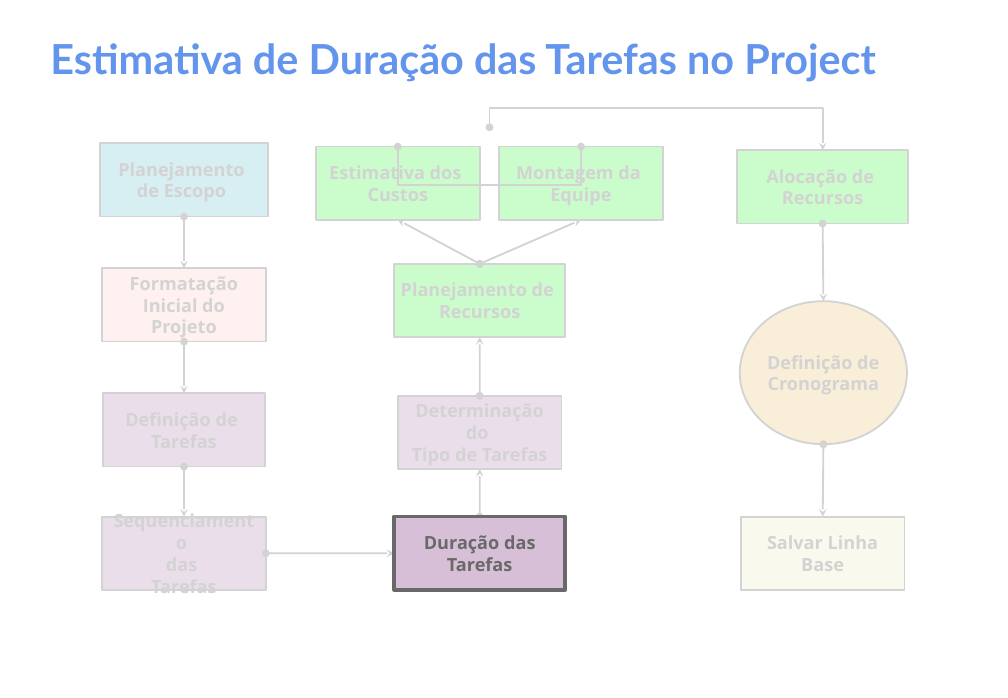
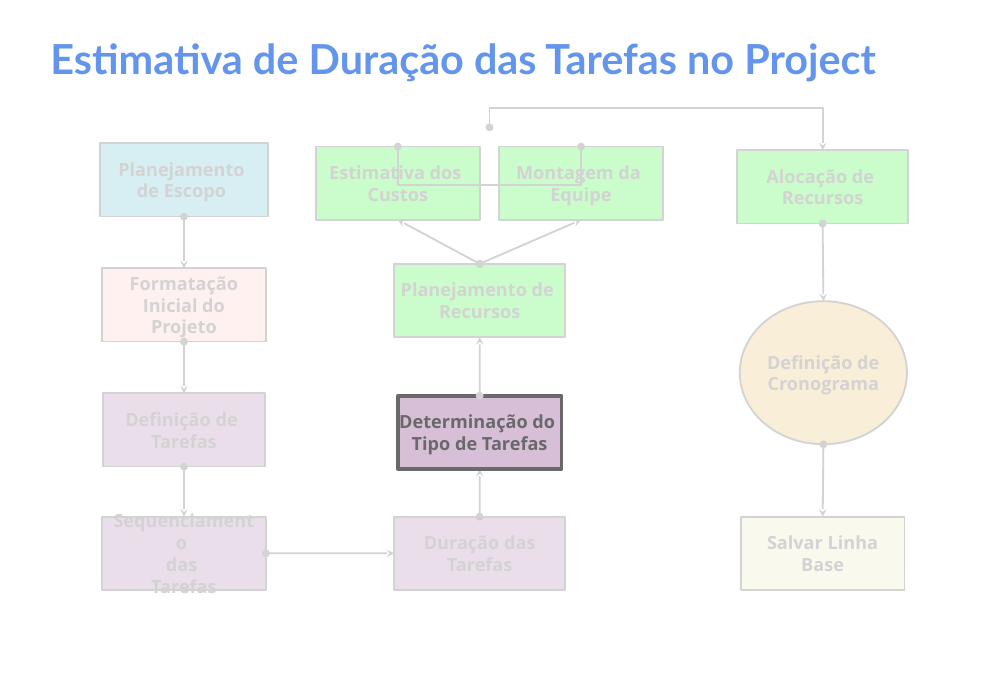
Before and after one commit to gomesluiz/gestao-de-projetos, a slide deck: slide 75 of aulas/project-aula-02.odp (slide 26 before the commit). Drawn at 1008x698 pixels with LibreOffice and Linux fonts; fonts in the diff are those of the drawing. Boxes give left, top, right and bottom in pixels: in the first picture for what was removed or moved away, otherwise in the second. Text is boxed around its words. In the diff, an @@ line names an element or a change of style, - is before the commit and + after.

```diff
--- a/aulas/project-aula-02.odp
+++ b/aulas/project-aula-02.odp
@@ rectangle added at box(398, 395, 562, 469), fill #D8BFD8, outline #696969 2.83 pt, 14 pt, text #696969, bold @@
+Determinação do
+Tipo de Tarefas
@@ rectangle: place and size @@
-rectangle at box(398, 395, 562, 469)
+rectangle at box(394, 516, 565, 590)
@@ rectangle removed at box(394, 516, 565, 590) @@
-Duração das
-Tarefas
```
Also in this commit, not shown: 4 other slides changed, 16 slides added.
